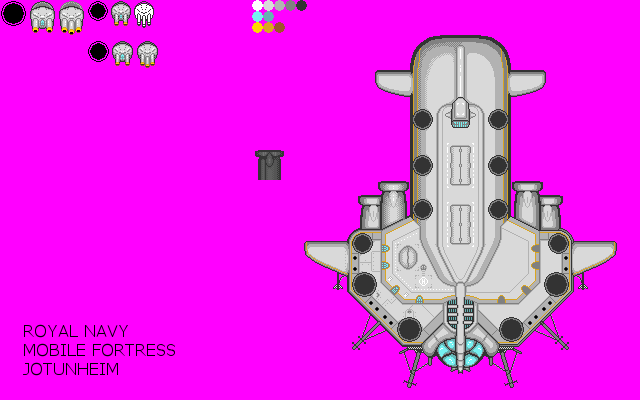
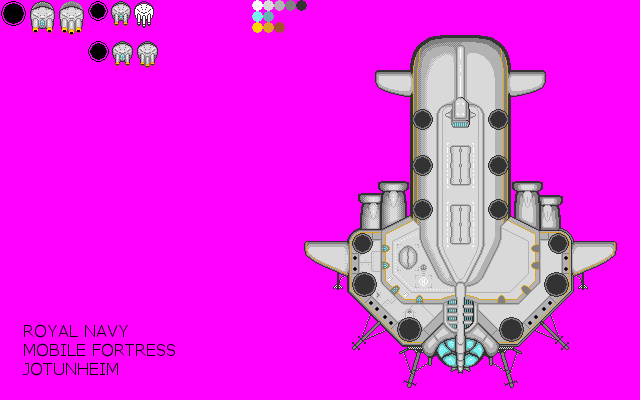
Revision of a layered w=640, h=400 image; what changed, layer by layer:
painted on "Sprite" over [255, 97, 472, 335]
